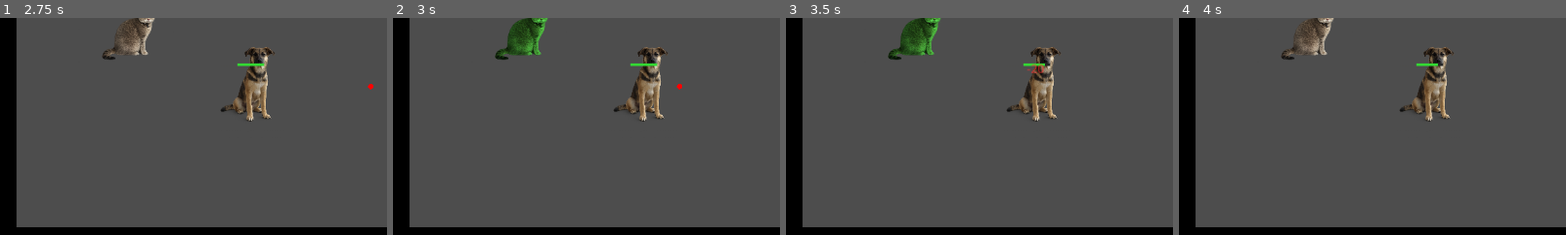
Above: before the commit, frames 1-4 (left to right).
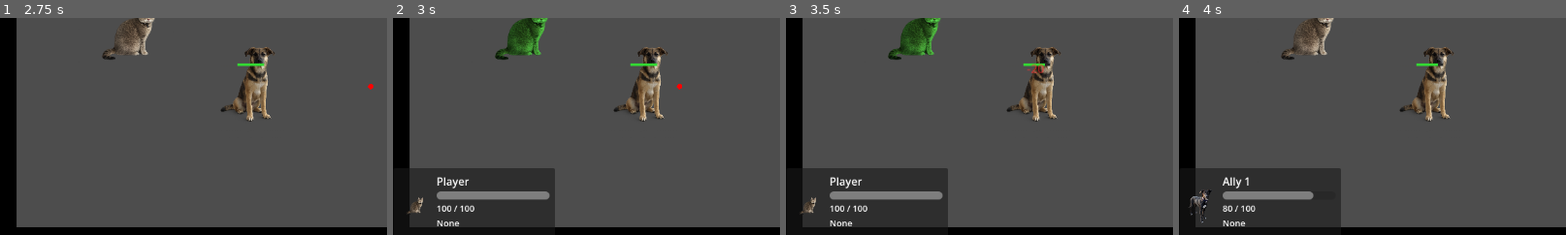
Above: after the commit, the same moments.

Repository: forsman5/volcano
Game: Godot game, scene res://scenes/menu.tscn
Two runs of this game, one before a commit and one after it. Both use one fixed random seed, a clock stepped at 60 frames per second and the inputs below.
Inputs (mouse positions are % of the whole screen's width and height, from its top left):
- Up to frame 1 (2.75 s): click "Start Game" at 0.5 s; click "End Turn" at 1.25 s; click "End Turn Anyway" at 2 s
- Up to frame 2 (3 s): tap Enter at 2.75 s; move the mouse to (17, 50) at 2.77 s; click (17, 50) at 2.92 s
- Up to frame 3 (3.5 s): no input
- Up to frame 4 (4 s): tap Space at 3.5 s; move the mouse to (33, 38) at 3.52 s; click (33, 38) at 3.67 s
The pictures show only the part of the screen within x 1-51%, y 47-97%; the shares and areas given below are measured in that part.

Frame 1 is identical in both runs. In frame 2, 9.9% of the frame differs, in the area x 3-42%, y 69-97%; in frame 3, 9.9%; in frame 4, 10%, in the area x 2-42%, y 69-97%.

Commit message:
Add selected unit panel HUD showing name, health, and pending action
Panel is a proper scene (selection_panel.tscn) with its own script so
layout can be edited visually. Adds unit_name to BaseUnit; player,
allies, and enemies get names at spawn. Panel anchors bottom-left,
passes all mouse input through so EndTurnButton and unit clicks work.

Co-Authored-By: Claude Sonnet 4.6 <noreply@anthropic.com>

Diff:
--- /dev/null
+++ b/scenes/selection_panel.tscn
@@ -0,0 +1,55 @@
+[gd_scene format=3 uid="uid://ctkjarux563qp"]
+
+[ext_resource type="Script" path="res://scripts/selection_panel.gd" id="1_script"]
+
+[node name="SelectionPanel" type="PanelContainer"]
+anchor_left = 0.0
+anchor_top = 1.0
+anchor_right = 0.0
+anchor_bottom = 1.0
+offset_left = 8.0
+offset_top = -120.0
+offset_right = 248.0
+offset_bottom = -8.0
+mouse_filter = 2
+visible = false
+script = ExtResource("1_script")
+
+[node name="Margin" type="MarginContainer" parent="."]
+mouse_filter = 2
+theme_override_constants/margin_left = 8
+theme_override_constants/margin_top = 8
+theme_override_constants/margin_right = 8
+theme_override_constants/margin_bottom = 8
+
+[node name="HBox" type="HBoxContainer" parent="Margin"]
+mouse_filter = 2
+theme_override_constants/separation = 8
+
+[node name="Icon" type="TextureRect" parent="Margin/HBox"]
+custom_minimum_size = Vector2(48, 48)
+mouse_filter = 2
+expand_mode = 1
+stretch_mode = 5
+
+[node name="Info" type="VBoxContainer" parent="Margin/HBox"]
+mouse_filter = 2
+size_flags_horizontal = 3
+theme_override_constants/separation = 4
+
+[node name="NameLabel" type="Label" parent="Margin/HBox/Info"]
+mouse_filter = 2
+theme_override_font_sizes/font_size = 16
+
+[node name="HealthBar" type="ProgressBar" parent="Margin/HBox/Info"]
+custom_minimum_size = Vector2(0, 12)
+mouse_filter = 2
+show_percentage = false
+
+[node name="HealthLabel" type="Label" parent="Margin/HBox/Info"]
+mouse_filter = 2
+theme_override_font_sizes/font_size = 13
+
+[node name="ActionLabel" type="Label" parent="Margin/HBox/Info"]
+mouse_filter = 2
+theme_override_font_sizes/font_size = 13
--- a/scripts/base_unit.gd
+++ b/scripts/base_unit.gd
@@ -13,6 +13,7 @@
 var _is_dead: bool = false
 
 var heals: bool = false
+var unit_name: String = ""
 
 var _pending_attack_target: Node2D = null
 var _has_pending_attack: bool = false
--- a/scripts/main.gd
+++ b/scripts/main.gd
@@ -2,6 +2,8 @@
 
 const UNIT_SCENE := preload("res://scenes/player.tscn")
 const ENEMY_SCENE := preload("res://scenes/enemy.tscn")
+const PLAYER_TEXTURE := preload("res://assets/player.png")
+const SELECTION_PANEL_SCENE := preload("res://scenes/selection_panel.tscn")
 const ALLY_TEXTURES = [
 	preload("res://assets/ally1.png"),
 	preload("res://assets/ally2.png"),
@@ -21,6 +23,8 @@
 var _exec_frames: int = 0
 var _overlay: Node2D
 
+var _sel_panel: SelectionPanel
+
 @onready var _end_turn_btn: Button = $HUDLayer/EndTurnButton
 @onready var _confirm_panel: CanvasLayer = $ConfirmPanel
 @onready var _confirm_label: Label = $ConfirmPanel/PanelCenter/Panel/VBox/WarningLabel
@@ -33,6 +37,8 @@
 	_overlay.z_index = 1
 	add_child(_overlay)
 	_overlay.draw.connect(_on_overlay_draw)
+	_sel_panel = SELECTION_PANEL_SCENE.instantiate()
+	$HUDLayer.add_child(_sel_panel)
 	$PauseMenu/PanelCenter/VBoxContainer/ResumeButton.pressed.connect(_toggle_pause)
 	$PauseMenu/PanelCenter/VBoxContainer/MenuButton.pressed.connect(_go_to_menu)
 	$PauseMenu/PanelCenter/VBoxContainer/MenuSaveButton.pressed.connect(_go_to_menu_save)
@@ -47,6 +53,8 @@
 
 	var player := UNIT_SCENE.instantiate() as PlayerUnit
 	player.position = Vector2(200, 324)
+	player.unit_texture = PLAYER_TEXTURE
+	player.unit_name = "Player"
 	var pw: Dictionary = WeaponData.WEAPONS[GameConfig.unit_weapons[0]]
 	player.is_melee = pw["is_melee"]
 	player.attack_range = pw["attack_range"]
@@ -62,6 +70,7 @@
 		var ally := UNIT_SCENE.instantiate() as PlayerUnit
 		ally.position = ally_positions[i]
 		ally.unit_texture = _pick_texture("ally", i, ALLY_TEXTURES)
+		ally.unit_name = "Ally %d" % (i + 1)
 		var aw: Dictionary = WeaponData.WEAPONS[GameConfig.unit_weapons[i + 1]]
 		ally.is_melee = aw["is_melee"]
 		ally.attack_range = aw["attack_range"]
@@ -78,6 +87,7 @@
 		var enemy := ENEMY_SCENE.instantiate() as EnemyUnit
 		enemy.position = enemy_positions[i]
 		enemy.unit_texture = _pick_texture("enemy", i, ENEMY_TEXTURES)
+		enemy.unit_name = "Enemy %d" % (i + 1)
 		enemy.behavior = EnemyUnit.BehaviorType.RANGED_FLEEING if i == 1 else EnemyUnit.BehaviorType.MELEE_CHASER
 		enemy.died.connect(_on_enemy_died)
 		add_child(enemy)
@@ -165,11 +175,13 @@
 					if target_ally != null:
 						selected_unit.set_pending_attack(target_ally)
 						_overlay.queue_redraw()
+						_update_selection_panel()
 				else:
 					var target_enemy := _enemy_at(mouse_pos)
 					if target_enemy != null:
 						selected_unit.set_pending_attack(target_enemy)
 						_overlay.queue_redraw()
+						_update_selection_panel()
 
 
 func _on_end_turn() -> void:
@@ -189,6 +201,7 @@
 	_exec_frames = 0
 	_end_turn_btn.disabled = true
 	_overlay.queue_redraw()
+	_update_selection_panel()
 
 	for unit in _player_units:
 		unit.begin_execution()
@@ -221,6 +234,7 @@
 		if is_instance_valid(enemy):
 			enemy.end_execution()
 	_overlay.queue_redraw()
+	_update_selection_panel()
 
 
 func _show_confirm_panel(warnings: Array[String]) -> void:
@@ -259,6 +273,7 @@
 	selected_unit = unit
 	selected_unit.set_selected(true)
 	_overlay.queue_redraw()
+	_update_selection_panel()
 
 
 func _on_enemy_died() -> void:
@@ -267,3 +282,7 @@
 		$WinScreen.visible = true
 		$WinScreen/CenterContainer/VBoxContainer/MenuButton.pressed.connect(_go_to_menu)
 		$WinScreen/CenterContainer/VBoxContainer/MenuSaveButton.pressed.connect(_go_to_menu_save)
+
+
+func _update_selection_panel() -> void:
+	_sel_panel.refresh(selected_unit)
--- /dev/null
+++ b/scripts/selection_panel.gd
@@ -0,0 +1,28 @@
+class_name SelectionPanel
+extends PanelContainer
+
+@onready var _icon: TextureRect = $Margin/HBox/Icon
+@onready var _name_lbl: Label = $Margin/HBox/Info/NameLabel
+@onready var _health_bar: ProgressBar = $Margin/HBox/Info/HealthBar
+@onready var _health_lbl: Label = $Margin/HBox/Info/HealthLabel
+@onready var _action_lbl: Label = $Margin/HBox/Info/ActionLabel
+
+
+func refresh(unit: PlayerUnit) -> void:
+	if unit == null or not is_instance_valid(unit):
+		visible = false
+		return
+	visible = true
+	_icon.texture = unit.unit_texture
+	_name_lbl.text = unit.unit_name
+	_health_bar.max_value = unit.max_health
+	_health_bar.value = unit.health
+	_health_lbl.text = "%d / %d" % [int(unit.health), int(unit.max_health)]
+
+	if not unit._has_pending_attack or not is_instance_valid(unit._pending_attack_target):
+		_action_lbl.text = "None"
+	else:
+		var verb := "Healing" if unit.heals else "Attacking"
+		var target := unit._pending_attack_target
+		var target_name := (target as BaseUnit).unit_name if target is BaseUnit else "?"
+		_action_lbl.text = "%s %s" % [verb, target_name]
Not shown, added: scripts/selection_panel.gd.uid
